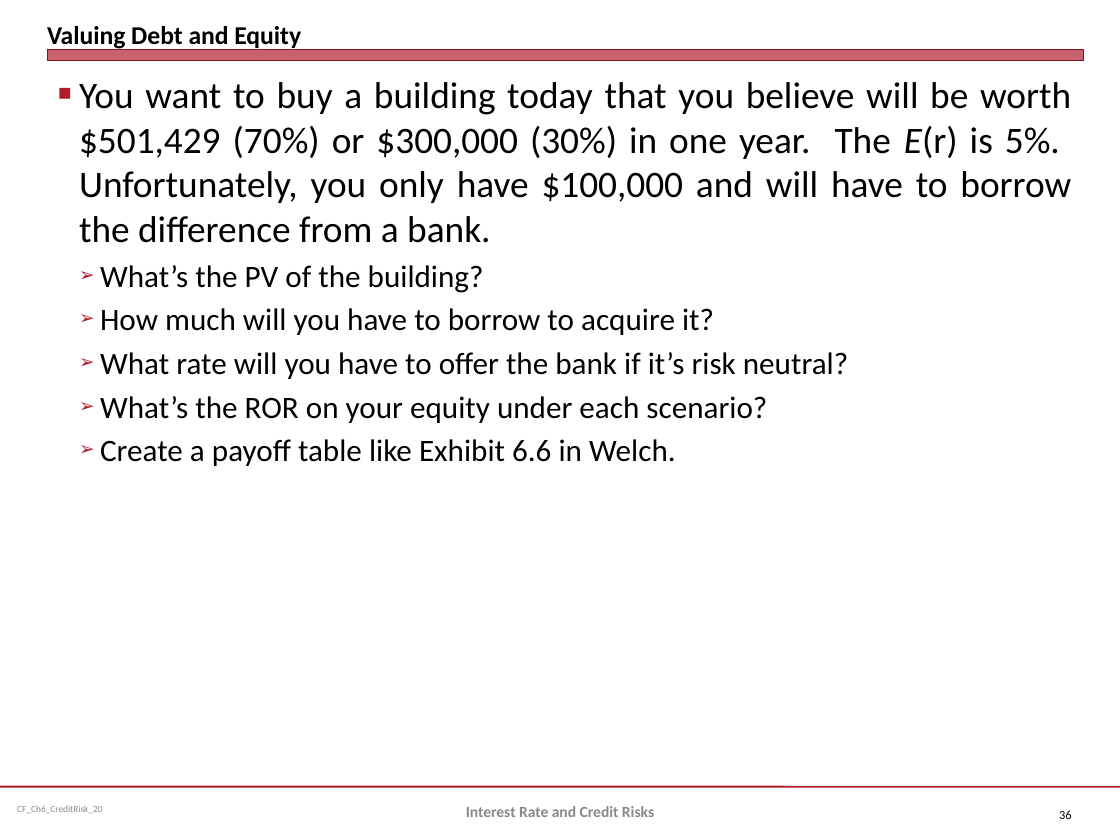
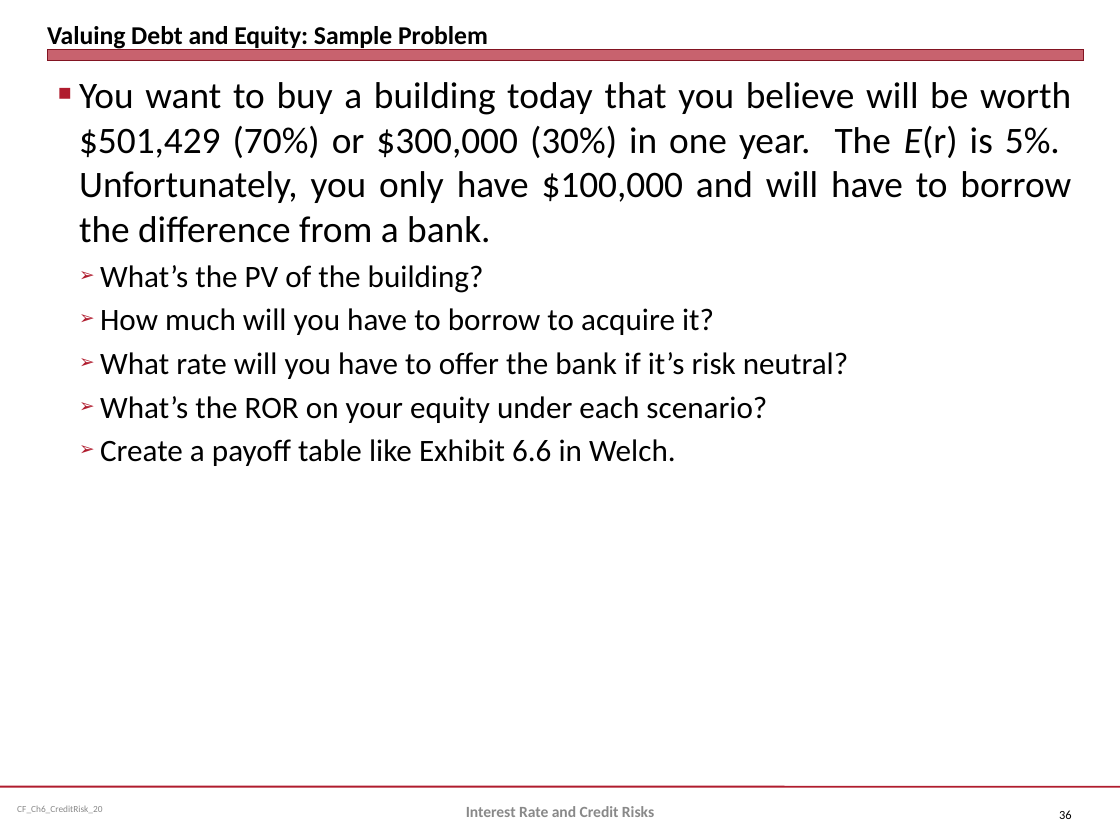
Before and after one commit to jmc877/Corporate-Finance, a slide deck: slide 36 of CF_Ch6_CreditRisk_20.pptx. Drawn at 1120x840 pixels with LibreOffice and Linux fonts; fonts in the diff are those of the drawing. Boxes give left, top, right and bottom in pixels: in the first picture for what was removed or moved away, otherwise in the second. Text is boxed around its words. In the diff, an @@ line names an element or a change of style, - is before the commit and + after.

```diff
--- a/CF_Ch6_CreditRisk_20.pptx
+++ b/CF_Ch6_CreditRisk_20.pptx
@@ title at bbox=[47, 26, 488, 50]: text changed @@
-Valuing Debt and Equity
+Valuing Debt and Equity: Sample Problem
```
Also in this commit, not shown: 2 other files.
